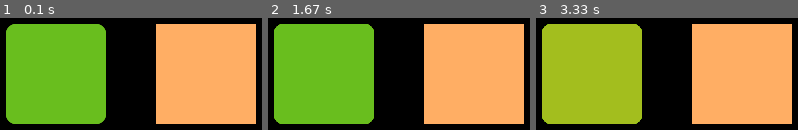
Above: before the commit, frames 1-3 (left to right).
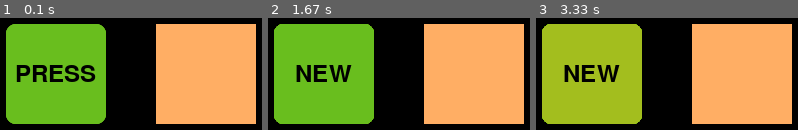
Above: after the commit, the same moments.

Repository: AndreSamusenko/pygame_gui
Game: pygame game, started from example.py
The game is run twice, just before and just after one commit, with the same random seed, the same clock (stepped at 60 frames per second) and the same inputs.
Inputs (mouse positions are in pixels of both pictures, inside the frame that each line leads up to):
- Up to frame 1 (0.1 s): no input
- Up to frame 2 (1.67 s): click (323, 74) at 0.38 s, where only the run after the commit has a clickable "PRESS"; click (outside the picture) at 0.72 s
- Up to frame 3 (3.33 s): click (591, 74) at 2.05 s, where only the run after the commit has a clickable "NEW"; click (653, 26) at 2.38 s; click (591, 74) at 3.22 s, where only the run after the commit has a clickable "NEW"

The runs differ from the first frame. In frame 1, 2.7% of the frame differs, in the area x 6-37%, y 41-58%; in frame 2, 1.9%; in frame 3, 1.9%.

Commit message:
Text on buttons

Diff:
--- a/Button.py
+++ b/Button.py
@@ -8,7 +8,7 @@
 
 
 class ButtonBase:
-    def __init__(self, height, width, text=None):
+    def __init__(self, width, height, text=None):
         self._height = height
         self._width = width
         self.__is_pressed = False
@@ -18,21 +18,40 @@
         self._hovered_state = None
         self._pressed_state = None
         self.__action = None
-        self._text = text
-        self.__font = None
+        self.__text = text
+        self.__font = pygame.font.Font('freesansbold.ttf', 24)
+        self.__font_color = (0, 0, 0)
+        self.__text_obj = None
+        if text:
+            self.__create_text(text)
 
     @property
     def is_pressed(self):
         return self.__is_pressed
 
+    @property
+    def center(self):
+        return tuple([self._x + self._width / 2, self._y + self._height / 2])
+
+    @property
+    def center_x(self):
+        return self._x + self._width / 2
+
+    @property
+    def center_y(self):
+        return self._y + self._height / 2
+
     def __make_main_state(self):
         screen.blit(self._main_state, (self._x, self._y))
+        self.__show_text()
 
     def __make_hovered_state(self):
         screen.blit(self._hovered_state, (self._x, self._y))
+        self.__show_text()
 
     def __make_pressed_state(self):
         screen.blit(self._pressed_state, (self._x, self._y))
+        self.__show_text()
         self.__action()
 
     def __is_hovered(self):
@@ -45,6 +64,15 @@
     def __set_x_y(self, x, y):
         self._x = x
         self._y = y
+
+    def __create_text(self, text):
+        self.__text = text
+        self.__text_obj = self.__font.render(str(text), True, self.__font_color)
+
+    def __show_text(self):
+        if self.__text_obj:
+            screen.blit(self.__text_obj, (self.center_x - self.__text_obj.get_width() / 2,
+                                          self.center_y - self.__font.get_height() / 2))
 
     def render(self, x, y, _is_mb_clicked):
         self.__set_x_y(x, y)
@@ -65,9 +93,16 @@
     def click_virtually(self):
         self.__make_pressed_state()
 
+    def set_font(self, font='freesansbold.ttf', size=24, color=pygame.Color.b):
+        self.__font = pygame.font.Font(font, size)
+        self.__font_color = color
+
+    def set_text(self, text):
+        self.__create_text(text)
+
 
 class ButtonImage(ButtonBase):
-    def __init__(self, height, width, main_state, hovered_state, pressed_state, text=""):
+    def __init__(self, width, height,  main_state, hovered_state, pressed_state, text=""):
         super().__init__(height, width, text)
         self._main_state = main_state
         self._hovered_state = hovered_state
@@ -75,7 +110,7 @@
 
 
 class ButtonForm(ButtonBase):
-    def __init__(self, height, width, main_color, hovered_color, pressed_color, text=""):
+    def __init__(self, width, height, main_color, hovered_color, pressed_color, text=""):
         super().__init__(height, width, text)
         self._main_state = ButtonForm.__create_form((height, width), main_color)
         self._hovered_state = ButtonForm.__create_form((height, width), hovered_color)
--- a/example.py
+++ b/example.py
@@ -7,7 +7,7 @@
     print("Button was cliked")
 
 
-Button1 = ButtonImage(100, 100, main_state_img, pressed_state_img, pressed_state_img)
+Button1 = ButtonImage(100, 100, main_state_img, pressed_state_img, pressed_state_img, "PRESS")
 Button1.set_action(printer)
 Button2 = ButtonForm(100, 100, (255, 174, 100), (205, 174, 100), (105, 174, 100))
 Button2.set_action(printer)
@@ -20,6 +20,7 @@
             exit()
         if event.type == pygame.MOUSEBUTTONDOWN:
             MB_CLICKED = True
+            Button1.set_text("NEW")
     Button1.render(300, 300, MB_CLICKED)
     Button2.render(450, 300, MB_CLICKED)
     pygame.display.update()
--- a/settings.py
+++ b/settings.py
@@ -5,4 +5,5 @@
 main_state_img = pygame.image.load(r"images\main_state.png")
 pressed_state_img = pygame.image.load(r"images\pressed_state.png")
 clock = pygame.time.Clock()
+pygame.font.init()
 MB_CLICKED = False
Not shown, changed: README.md
